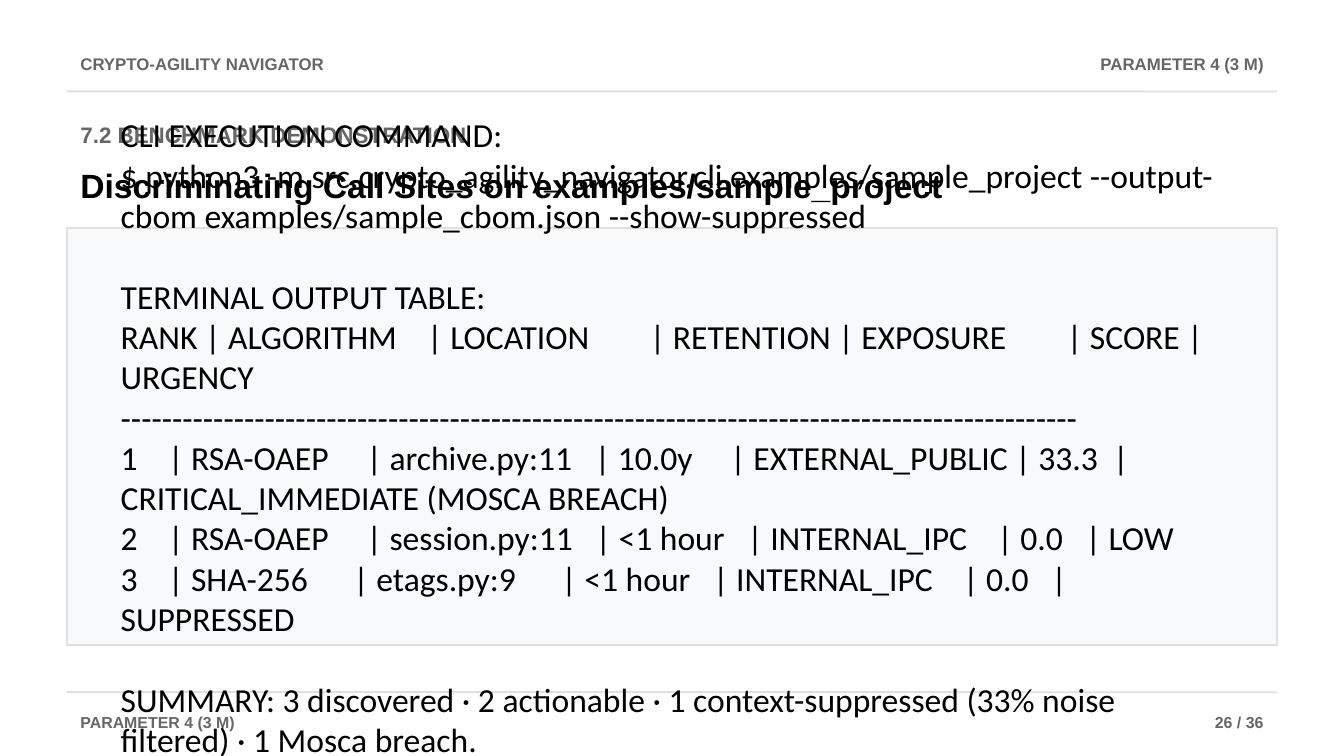
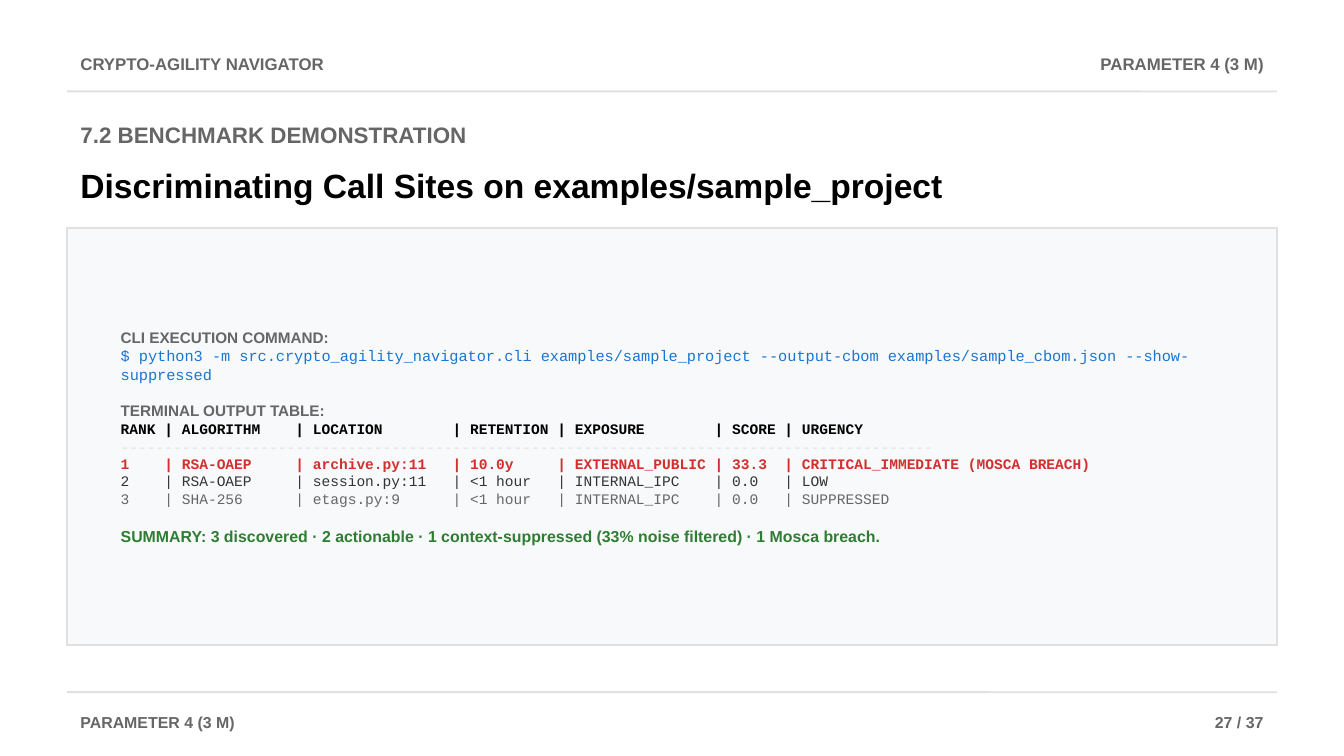
Before and after one commit to AviDhandhania/IDP-Project, a slide deck: slide 27 of docs/presentations/Crypto-Agility_Navigator_Review2.pptx. Drawn at 1344x756 pixels with LibreOffice and Linux fonts; fonts in the diff are those of the drawing. Boxes give left, top, right and bottom in pixels: in the first picture for what was removed or moved away, otherwise in the second. Text is boxed around its words. In the diff, an @@ line names an element or a change of style, - is before the commit and + after.

```diff
--- a/docs/presentations/Crypto-Agility_Navigator_Review2.pptx
+++ b/docs/presentations/Crypto-Agility_Navigator_Review2.pptx
@@ text at box(121, 332, 1189, 546): text changed; size 18 to 7.8 pt; font Calibri to Courier New; text colour #000000 to #1976D2 @@
-CLI EXECUTION COMMAND:
-$ python3 -m src.crypto_agility_navigator.cli examples/sample_project --output-cbom examples/sample_cbom.json --show-suppressed
-TERMINAL OUTPUT TABLE:
-RANK | ALGORITHM | LOCATION | RETENTION | EXPOSURE | SCORE | URGENCY
----------------------------------------------------------------------------------------------
-1 | RSA-OAEP | archive.py:11 | 10.0y | EXTERNAL_PUBLIC | 33.3 | CRITICAL_IMMEDIATE (MOSCA BREACH)
-2 | RSA-OAEP | session.py:11 | <1 hour | INTERNAL_IPC | 0.0 | LOW
-3 | SHA-256 | etags.py:9 | <1 hour | INTERNAL_IPC | 0.0 | SUPPRESSED
-SUMMARY: 3 discovered · 2 actionable · 1 context-suppressed (33% noise filtered) · 1 Mosca breach.
+CLI EXECUTION COMMAND:
+$ python3 -m src.crypto_agility_navigator.cli examples/sample_project --output-cbom examples/sample_cbom.json --show-suppressed
+TERMINAL OUTPUT TABLE:
+RANK | ALGORITHM | LOCATION | RETENTION | EXPOSURE | SCORE | URGENCY
+---------------------------------------------------------------------------------------------
+1 | RSA-OAEP | archive.py:11 | 10.0y | EXTERNAL_PUBLIC | 33.3 | CRITICAL_IMMEDIATE (MOSCA BREACH)
+2 | RSA-OAEP | session.py:11 | <1 hour | INTERNAL_IPC | 0.0 | LOW
+3 | SHA-256 | etags.py:9 | <1 hour | INTERNAL_IPC | 0.0 | SUPPRESSED
+SUMMARY: 3 discovered · 2 actionable · 1 context-suppressed (33% noise filtered) · 1 Mosca breach.
@@ text at box(1215, 717, 1264, 728): text changed @@
-26 / 36
+27 / 37
```
Also in this commit, not shown: 37 other slides changed, 1 other file.
